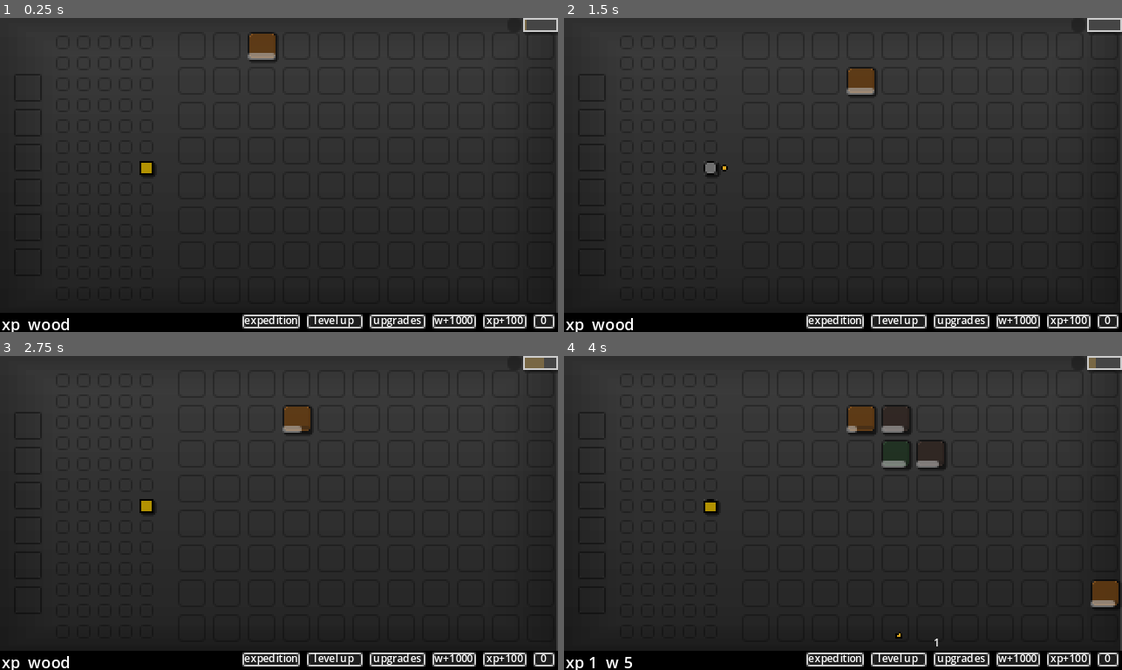
Above: before the commit, frames 1-4 (two rows, left to right).
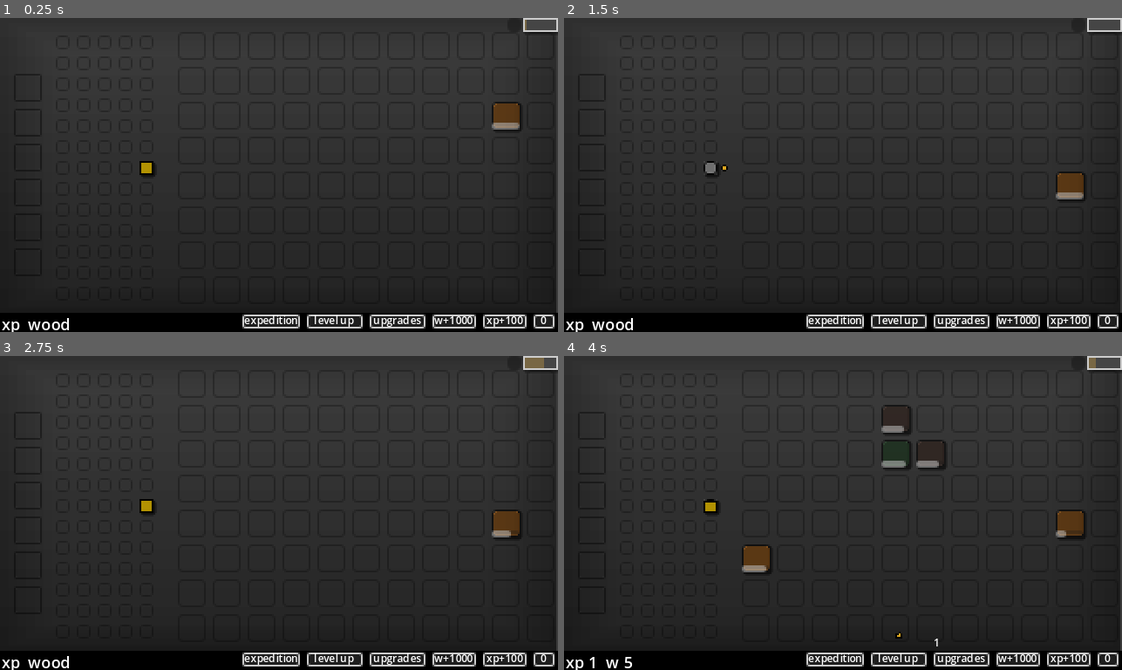
Above: after the commit, the same moments.

Repository: kullerQ/idle-prototype
Game: Godot game, scene res://Scenes/Main/main.tscn
Two runs of this game, one before a commit and one after it. Both use one fixed random seed, a clock stepped at 60 frames per second and the inputs below.
Inputs (mouse positions are in pixels of both pictures, inside the frame that each line leads up to):
- Up to frame 1 (0.25 s): no input
- Up to frame 2 (1.5 s): click (837, 322) at 0.52 s; tap Enter at 1.25 s; move the mouse to (965, 159) at 1.27 s; hold D from 1.28 s (still down); tap R at 1.35 s; click (965, 159) at 1.42 s
- Up to frame 3 (2.75 s): tap 4 at 1.55 s; release D at 2 s; drag from (167, 528) to (189, 384) at 2.02 s
- Up to frame 4 (4 s): move the mouse to (898, 443) at 2.77 s; hold D 2.78-3.5 s; tap T at 2.85 s; click (898, 443) at 2.92 s; tap Z at 3.05 s; drag from (815, 575) to (792, 384) at 3.52 s

The runs differ from the first frame. In frame 1, 0.9% of the frame differs, in the area x 44-94%, y 5-37%; in frame 2, 0.9%; in frame 3, 0.9%; in frame 4, 1.7%, in the area x 31-100%, y 16-80%.

Commit message:
phase 6 of refactor - resource data for spawn weight & polish

Diff:
--- a/Resources/ExpeditionRewards/expedition_reward_forest.tres
+++ b/Resources/ExpeditionRewards/expedition_reward_forest.tres
@@ -1,4 +1,4 @@
-[gd_resource type="Resource" script_class="ExpeditionReward" load_steps=2 format=3 uid="uid://cihmx8o4xoavx"]
+[gd_resource type="Resource" script_class="ExpeditionRewardData" load_steps=2 format=3 uid="uid://cihmx8o4xoavx"]
 
 [ext_resource type="Script" path="res://Resources/_scr_expedition_reward.gd" id="1_q5r4w"]
 
--- /dev/null
+++ b/Resources/_scr_cell_spawn_config.gd
@@ -0,0 +1,4 @@
+extends Resource
+class_name CellSpawnConfig
+
+@export var tables: Array[CellSpawnTable] = []
--- /dev/null
+++ b/Resources/_scr_cell_spawn_table.gd
@@ -0,0 +1,6 @@
+extends Resource
+class_name CellSpawnTable
+
+## CellManager.Types value (int to avoid class_name cycle with CellManager).
+@export var type: int = 1
+@export var entries: Array[CellSpawnWeight] = []
--- /dev/null
+++ b/Resources/_scr_cell_spawn_weight.gd
@@ -0,0 +1,7 @@
+extends Resource
+class_name CellSpawnWeight
+
+## CellManager.Names value (int to avoid class_name cycle with CellManager).
+@export var cell_name: int = 1
+@export var weight: int = 0
+@export var tier: int = 1
--- /dev/null
+++ b/Resources/cell_spawn_config.tres
@@ -0,0 +1,32 @@
+[gd_resource type="Resource" script_class="CellSpawnConfig" load_steps=8 format=3 uid="uid://cr5fby48nrklw"]
+
+[ext_resource type="Script" path="res://Resources/_scr_cell_spawn_config.gd" id="1_config"]
+[ext_resource type="Script" path="res://Resources/_scr_cell_spawn_table.gd" id="2_table"]
+[ext_resource type="Script" path="res://Resources/_scr_cell_spawn_weight.gd" id="3_weight"]
+
+[sub_resource type="Resource" id="weight_tree"]
+script = ExtResource("3_weight")
+cell_name = 1
+weight = 20
+tier = 1
+
+[sub_resource type="Resource" id="weight_grove"]
+script = ExtResource("3_weight")
+cell_name = 2
+weight = 0
+tier = 2
+
+[sub_resource type="Resource" id="weight_forest"]
+script = ExtResource("3_weight")
+cell_name = 3
+weight = 0
+tier = 3
+
+[sub_resource type="Resource" id="table_wood"]
+script = ExtResource("2_table")
+type = 1
+entries = Array[ExtResource("3_weight")]([SubResource("weight_tree"), SubResource("weight_grove"), SubResource("weight_forest")])
+
+[resource]
+script = ExtResource("1_config")
+tables = Array[ExtResource("2_table")]([SubResource("table_wood")])
--- a/Scenes/CellManager/cell_manager.gd
+++ b/Scenes/CellManager/cell_manager.gd
@@ -25,6 +25,7 @@
 const _DATA_SPECIAL_LUMBERJACK: LumberjackData = preload("res://Resources/ResourceCells/cell_lumberjack.tres")
 const _DATA_SPECIAL_OUTPOST: OutpostData = preload("res://Resources/ResourceCells/cell_outpost.tres")
 const _DATA_SPECIAL_DRUID_OBELISK: DruidObeliskData = preload("res://Resources/ResourceCells/cell_druid_obelisk.tres")
+const _DEFAULT_SPAWN_CONFIG = preload("res://Resources/cell_spawn_config.tres")
 
 var all_data: Dictionary = {
 	Names.WOOD_TREE: _DATA_WOOD_TREE.duplicate(),
@@ -45,14 +46,10 @@
 }
 
 var far_cells: Array
-var tiers: Dictionary = {
-	Types.WOOD: {
-		0: 0, # total weight
-		Names.WOOD_TREE: {"weight": 20, "tier": 1},
-		Names.WOOD_GROVE: {"weight": 0, "tier": 2},
-		Names.WOOD_FOREST: {"weight": 0, "tier": 3},
-	},
-}
+## Runtime weight tables built from spawn_config in _ready. Key 0 = total weight.
+var tiers: Dictionary = {}
+
+@export var spawn_config: CellSpawnConfig
 
 var separation: Vector2
 var max_lumberjack_count: int = 1
@@ -93,10 +90,7 @@
 		coords.x += 1
 
 	row_count = cells.keys().back().y
-	for curr in tiers.values():
-		var values: Array = curr.values()
-		for i in range(1, curr.size()):
-			curr[0] += values[i].weight
+	_build_tiers_from_spawn_config()
 
 	for i in range(1, Types.size()):
 		occupied_cells_types[i] = []
@@ -107,6 +101,17 @@
 	add_start_cells()
 
 
+func _build_tiers_from_spawn_config() -> void:
+	var config: CellSpawnConfig = spawn_config if spawn_config else _DEFAULT_SPAWN_CONFIG
+	tiers.clear()
+	for table in config.tables:
+		var dict: Dictionary = {0: 0} # total weight
+		for entry in table.entries:
+			dict[entry.cell_name] = {"weight": entry.weight, "tier": entry.tier}
+			dict[0] += entry.weight
+		tiers[table.type] = dict
+
+
 func add_start_cells() -> void:
 	add_rand_resource(Types.WOOD)
 
@@ -263,19 +268,20 @@
 
 
 func get_rand_name(type: Types) -> Names:
-	var w: Array = tiers[type].values()
-	var roll: int = randi_range(0, w[0] - 1)
-	var _name: Names = 0
-	for i in range(1, w.size()):
-		var value: int = w[i].weight
+	var table: Dictionary = tiers[type]
+	var roll: int = randi_range(0, table[0] - 1)
+	for key in table:
+		if key == 0:
+			continue
+
+		var value: int = table[key].weight
 		if roll < value:
-			_name = i
-			break
+			return key
 
 		roll -= value
 
-	assert(_name != 0)
-	return _name
+	assert(false, "get_rand_name: no entry for type %s" % type)
+	return Names.NULL
 
 
 func add_rand_resource(type: Types) -> CellResource:
--- a/Scenes/CellManager/cell_manager.tscn
+++ b/Scenes/CellManager/cell_manager.tscn
@@ -1,7 +1,8 @@
-[gd_scene load_steps=3 format=3 uid="uid://b14oi7hhj8hew"]
+[gd_scene load_steps=4 format=3 uid="uid://b14oi7hhj8hew"]
 
 [ext_resource type="Script" path="res://Scenes/CellManager/cell_manager.gd" id="1_oad01"]
 [ext_resource type="PackedScene" uid="uid://dudk7nqk514vr" path="res://Scenes/CellResource/cell_resource.tscn" id="2_a3vdj"]
+[ext_resource type="Resource" path="res://Resources/cell_spawn_config.tres" id="3_spawn"]
 
 [node name="CellManager" type="GridContainer"]
 offset_left = 102.0
@@ -13,6 +14,7 @@
 theme_override_constants/v_separation = 4
 columns = 11
 script = ExtResource("1_oad01")
+spawn_config = ExtResource("3_spawn")
 
 [node name="CellResource" parent="." instance=ExtResource("2_a3vdj")]
 layout_mode = 2
--- a/Scenes/Game/game.gd
+++ b/Scenes/Game/game.gd
@@ -1,14 +1,14 @@
 extends Node2D
 class_name Game
 
-## Runtime tree (created in G.initialize, parented here — not visible in the editor scene):
-##   Game
-##   ├── CellManager
-##   ├── PlayerCellManager
-##   ├── ExpeditionManager
-##   ├── ProjectileContainer   ← G.projectile_manager.projectile_container
+## Runtime tree:
+##   Game  (editor-visible children: CellManager, PlayerCellManager)
+##   ├── CellManager          ← from game.tscn
+##   ├── PlayerCellManager    ← from game.tscn
+##   ├── ExpeditionManager    ← created in G, parented here
+##   ├── ProjectileContainer
 ##   ├── BuildingManager
-##   ├── ParticleContainer     ← Projectile.particle_container
+##   ├── ParticleContainer
 ##   ├── TimerManager
 ##   └── UIPPLayer
 ##       └── UIPP
@@ -23,8 +23,8 @@
 
 
 func _enter_tree() -> void:
-	add_child(G.cell_manager)
-	add_child(G.player_cell_manager)
+	G.bind_scene_managers($CellManager, $PlayerCellManager)
+
 	add_child(G.expedition_manager)
 
 	var projectile_container: Node2D = add_new_node(Node2D, "ProjectileContainer")
@@ -65,8 +65,6 @@
 	add_child(G.timer_manager)
 
 	uipp.set_layout(UIPP.Layouts.BASE)
-#	var expedition_ui = new_scene(EXPEDITION_UI_SCENE, "ExpeditionUI")
-#	uipp.add_element(timer_ui)
 
 
 func add_new_node(type: Variant, _name: String, parent: Node = self) -> Node:
--- a/Scenes/Game/game.tscn
+++ b/Scenes/Game/game.tscn
@@ -1,6 +1,8 @@
-[gd_scene load_steps=7 format=3 uid="uid://c480787aiynb1"]
+[gd_scene load_steps=9 format=3 uid="uid://c480787aiynb1"]
 
 [ext_resource type="Script" path="res://Scenes/Game/game.gd" id="1_4djx6"]
+[ext_resource type="PackedScene" uid="uid://b14oi7hhj8hew" path="res://Scenes/CellManager/cell_manager.tscn" id="2_cell"]
+[ext_resource type="PackedScene" uid="uid://ctck6suxq5bcj" path="res://Scenes/PlayerCellManager/player_cell_manager.tscn" id="3_pcm"]
 [ext_resource type="Script" path="res://Scenes/Game/button_container.gd" id="8_vtjp6"]
 
 [sub_resource type="Gradient" id="Gradient_ks4ih"]
@@ -31,6 +33,10 @@
 rotation = -1.5708
 mouse_filter = 2
 texture = SubResource("GradientTexture1D_q55pm")
+
+[node name="CellManager" parent="." instance=ExtResource("2_cell")]
+
+[node name="PlayerCellManager" parent="." instance=ExtResource("3_pcm")]
 
 [node name="ColorRect2" type="ColorRect" parent="."]
 custom_minimum_size = Vector2(320, 0)
--- a/Scenes/Main/main.gd
+++ b/Scenes/Main/main.gd
@@ -10,84 +10,86 @@
 
 
 func _input(event):
-	if event is InputEventKey && event.is_pressed():
-		match event.keycode:
+	if !(event is InputEventKey && event.is_pressed()):
+		return
+
+	if event.keycode == KEY_ESCAPE:
+		tree.quit()
+		return
+
+	if !OS.is_debug_build():
+		return
+
+	match event.keycode:
 	# programm stuff
-			KEY_ESCAPE:
-				tree.quit()
-			KEY_R:
-				tree.reload_current_scene()
-			KEY_4:
-				if Engine.time_scale != 1:
-					Engine.time_scale = 1
-					return
+		KEY_R:
+			tree.reload_current_scene()
+		KEY_4:
+			if Engine.time_scale != 1:
+				Engine.time_scale = 1
+				return
 
-				Engine.time_scale = 4
+			Engine.time_scale = 4
 	# resource cells
-			KEY_T:
-				G.cell_manager.add_resource_at_global(get_global_mouse_position(), CellManager.Names.WOOD_FOREST)
-			KEY_Z:
-				G.cell_manager.add_resource_at_global(get_global_mouse_position(), CellManager.Names.SPECIAL_DRUID_OBELISK)
-			KEY_B:
-				var cell_manager: CellManager = G.cell_manager
-				var cell: CellResource = cell_manager.get_cell_from_global_pos(get_global_mouse_position())
-#				cell.set_effect(EffectManager.Effects.BUFFED, !cell.is_buffed())
-				cell.set_effect(EffectManager.Effects.WEAKENED, !cell.is_weakened())
-			KEY_V:
-				var cell_manager: CellManager = G.cell_manager
-				var cell: CellResource = cell_manager.get_cell_from_global_pos(get_global_mouse_position())
-				cell.set_effect(EffectManager.Effects.WEAKENED, !cell.is_weakened())
-#				cell_manager.lvlup_cell_at(cell_manager.get_cell_coords_from_global_pos(get_global_mouse_position()))
-#				cell_manager.get_cell_from_global_pos(get_global_mouse_position()).set_effect(EffectManager.Effects.WEAKENED, true)
-			KEY_5:
-				var m: CellManager = G.cell_manager
-				for i in range(10):
-					m.add_rand_resource(CellManager.Types.WOOD)
-			KEY_X:
-				G.cell_manager.free_cell_at_global(get_global_mouse_position())
+		KEY_T:
+			G.cell_manager.add_resource_at_global(get_global_mouse_position(), CellManager.Names.WOOD_FOREST)
+		KEY_Z:
+			G.cell_manager.add_resource_at_global(get_global_mouse_position(), CellManager.Names.SPECIAL_DRUID_OBELISK)
+		KEY_B:
+			var cell_manager: CellManager = G.cell_manager
+			var cell: CellResource = cell_manager.get_cell_from_global_pos(get_global_mouse_position())
+			cell.set_effect(EffectManager.Effects.WEAKENED, !cell.is_weakened())
+		KEY_V:
+			var cell_manager: CellManager = G.cell_manager
+			var cell: CellResource = cell_manager.get_cell_from_global_pos(get_global_mouse_position())
+			cell.set_effect(EffectManager.Effects.WEAKENED, !cell.is_weakened())
+		KEY_5:
+			var m: CellManager = G.cell_manager
+			for i in range(10):
+				m.add_rand_resource(CellManager.Types.WOOD)
+		KEY_X:
+			G.cell_manager.free_cell_at_global(get_global_mouse_position())
 
-			KEY_K:
-				G.cell_manager.kill_grid()
+		KEY_K:
+			G.cell_manager.kill_grid()
 
 	# player cells
-			KEY_1:
-				G.player_cell_manager.add_free_cell()
-			KEY_S:
-				G.player_cell_manager.add_tower(PlayerCellData.Types.SHOOTER)
-			KEY_A:
-				G.player_cell_manager.add_tower(PlayerCellData.Types.ROGUE)
-			KEY_W:
-				G.player_cell_manager.add_tower(PlayerCellData.Types.WIZARD)
-			KEY_D:
-				G.player_cell_manager.add_tower(PlayerCellData.Types.DRUID)
-			KEY_E:
-				G.player_cell_manager.add_tower(PlayerCellData.Types.EXECUTIONER)
-			KEY_C:
-				var cell: PlayerCell = G.player_cell_manager.highlighted_cell
-				if !cell:
-					return
+		KEY_1:
+			G.player_cell_manager.add_free_cell()
+		KEY_S:
+			G.player_cell_manager.add_tower(PlayerCellData.Types.SHOOTER)
+		KEY_A:
+			G.player_cell_manager.add_tower(PlayerCellData.Types.ROGUE)
+		KEY_W:
+			G.player_cell_manager.add_tower(PlayerCellData.Types.WIZARD)
+		KEY_D:
+			G.player_cell_manager.add_tower(PlayerCellData.Types.DRUID)
+		KEY_E:
+			G.player_cell_manager.add_tower(PlayerCellData.Types.EXECUTIONER)
+		KEY_C:
+			var cell: PlayerCell = G.player_cell_manager.highlighted_cell
+			if !cell:
+				return
 
-				cell.add_lvl()
+			cell.add_lvl()
 
-			KEY_F1:
-				var cell: PlayerCell = G.player_cell_manager.highlighted_cell
-				if !cell:
-					return
+		KEY_F1:
+			var cell: PlayerCell = G.player_cell_manager.highlighted_cell
+			if !cell:
+				return
 
-				cell.disabled = !cell.disabled
-#				DamageManager.add_hit_hp(cell.bonus_damage, 1)
-#				G.player_cell_manager.set_cell_bonus_damage_preset(cell, DamageManager.TowerPresets.DRUID_DURAB)
+			cell.disabled = !cell.disabled
 
 	# expeditions
-			KEY_KP_1:
-				if !G.in_expedition:
-					G.expedition_manager.select_expedition(ExpeditionManager.Types.WHITE_TREE, 1)
-					return
+		KEY_KP_1:
+			if !G.in_expedition:
+				G.expedition_manager.select_expedition(ExpeditionManager.Types.WHITE_TREE, 1)
+				return
 
-				G.expedition_manager.complete_expedition()
+			G.expedition_manager.complete_expedition()
 
 	# ui
-			KEY_O:
-				G.ui_layout_change_requested.emit(UIPP.Layouts.BASE)
-			KEY_P:
-				G.ui_layout_change_requested.emit(UIPP.Layouts.EXPEDITION)
+		KEY_O:
+			G.ui_layout_change_requested.emit(UIPP.Layouts.BASE)
+		KEY_P:
+			G.ui_layout_change_requested.emit(UIPP.Layouts.EXPEDITION)
--- a/Scripts/g.gd
+++ b/Scripts/g.gd
@@ -1,7 +1,5 @@
 extends Node
 
-const CELL_MANAGER_SCENE: PackedScene = preload("res://Scenes/CellManager/cell_manager.tscn")
-const PLAYER_CELL_MANAGER_SCENE: PackedScene = preload("res://Scenes/PlayerCellManager/player_cell_manager.tscn")
 const TIMER_MANAGER_SCENE: PackedScene = preload("res://Scenes/TimerManager/timer_manager.tscn")
 const BUILDING_MANAGER_SCENE: PackedScene = preload("res://Scenes/BuildingManager/building_manager.tscn")
 
@@ -45,11 +43,26 @@
 signal ui_layout_change_requested(new_layout: UIPP.Layouts)
 
 
-## Creates managers and wires deps. Game parents the scene nodes afterward.
+## Creates core systems. CellManager / PlayerCellManager come from Game's scene tree
+## via bind_scene_managers (called from Game._enter_tree).
 func initialize() -> void:
 	_create_economy()
 	_create_combat()
-	_create_cell_systems()
+
+
+## Wires scene-placed CellManager / PlayerCellManager, then creates dependent managers.
+func bind_scene_managers(p_cell_manager: CellManager, p_player_cell_manager: PlayerCellManager) -> void:
+	cell_manager = p_cell_manager
+	cell_manager.economy = economy
+	projectile_manager.cell_manager = cell_manager
+
+	player_cell_manager = p_player_cell_manager
+	player_cell_manager.economy = economy
+	player_cell_manager.damage_manager = damage_manager
+	player_cell_manager.cell_manager = cell_manager
+	player_cell_manager.projectile_manager = projectile_manager
+
+	_create_secondary_managers()
 	_wire_upgrades()
 	_wire_expedition()
 
@@ -66,20 +79,7 @@
 	projectile_manager.damage_manager = damage_manager
 
 
-func _create_cell_systems() -> void:
-	cell_manager = CELL_MANAGER_SCENE.instantiate()
-	cell_manager.name = "CellManager"
-	cell_manager.economy = economy
-
-	projectile_manager.cell_manager = cell_manager
-
-	player_cell_manager = PLAYER_CELL_MANAGER_SCENE.instantiate()
-	player_cell_manager.name = "PlayerCellManager"
-	player_cell_manager.economy = economy
-	player_cell_manager.damage_manager = damage_manager
-	player_cell_manager.cell_manager = cell_manager
-	player_cell_manager.projectile_manager = projectile_manager
-
+func _create_secondary_managers() -> void:
 	timer_manager = TIMER_MANAGER_SCENE.instantiate()
 	timer_manager.name = "TimerManager"
 	timer_manager.cell_manager = cell_manager
Not shown, changed: .cursor/plans/idle_refactor_plan_c3a57792.plan.md
Not shown, changed: ARCHITECTURE.md
